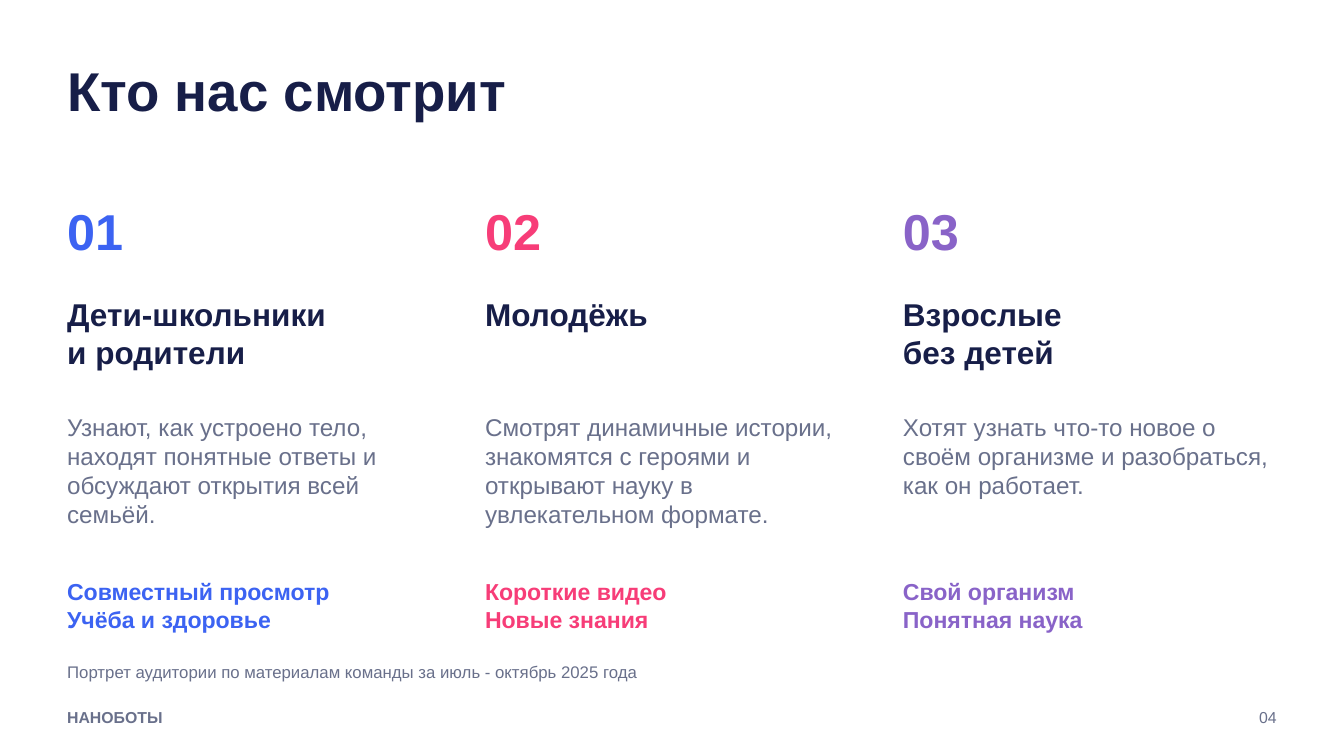
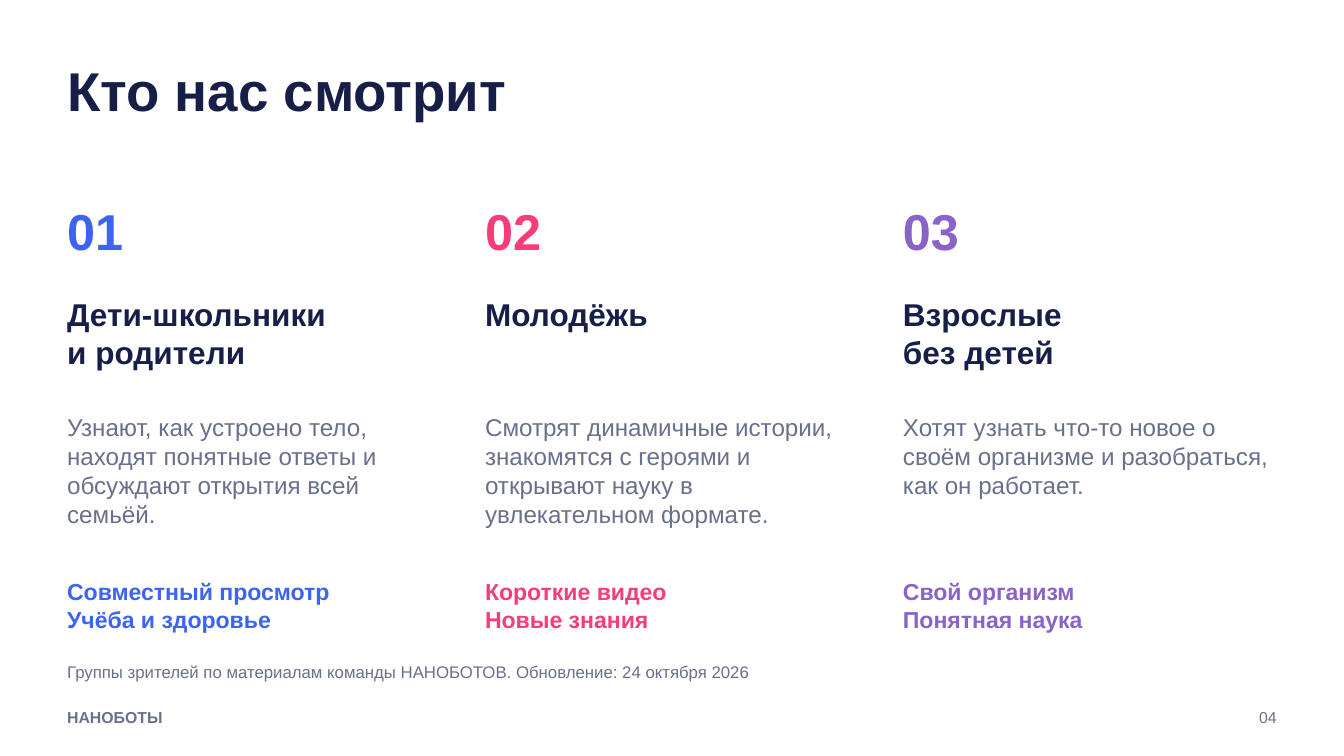
Before and after one commit to team4meds-sketch/nanobots-site, a slide deck: slide 4 of docs/mediakit/downloads/nanobots-mediakit.pptx. Drawn at 1344x756 pixels with LibreOffice and Linux fonts; fonts in the diff are those of the drawing. Boxes give left, top, right and bottom in pixels: in the first picture for what was removed or moved away, otherwise in the second. Text is boxed around its words. In the diff, an @@ line names an element or a change of style, - is before the commit and + after.

```diff
--- a/docs/mediakit/downloads/nanobots-mediakit.pptx
+++ b/docs/mediakit/downloads/nanobots-mediakit.pptx
@@ text at (67, 665, 749, 682): text changed @@
-Портрет аудитории по материалам команды за июль - октябрь 2025 года
+Группы зрителей по материалам команды НАНОБОТОВ. Обновление: 24 октября 2026
```
Also in this commit, not shown: 2 other slides changed, 5 other files.
